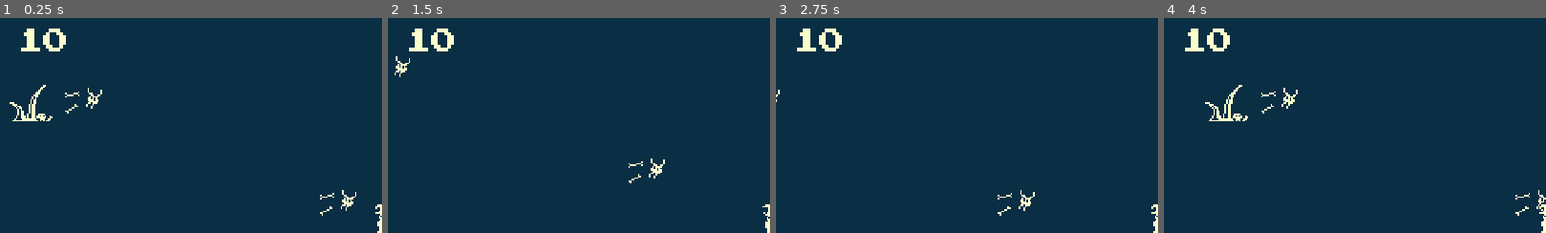
Above: before the commit, frames 1-4 (left to right).
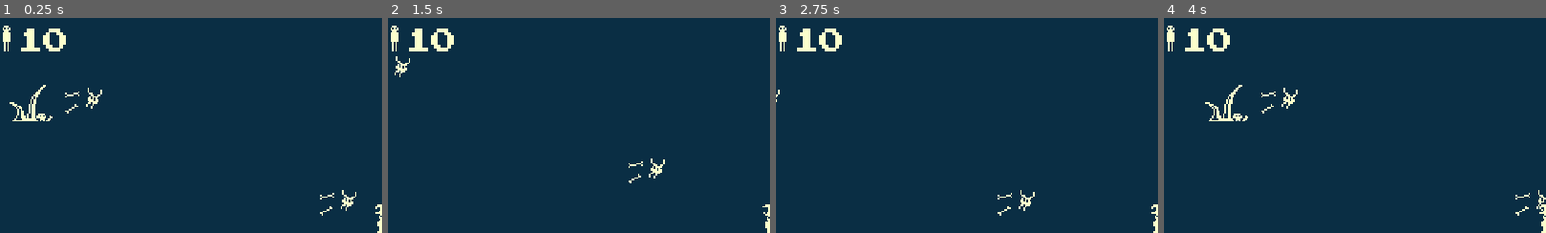
Above: after the commit, the same moments.

Repository: DanX3/1bitjam
Game: Godot game, scene res://scenes/world.tscn
The game is run twice, just before and just after one commit, with the same random seed, the same clock (stepped at 60 frames per second) and the same inputs.
Inputs (mouse positions are % of the whole screen's width and height, from its top left):
- Up to frame 1 (0.25 s): no input
- Up to frame 2 (1.5 s): tap Enter (ui_accept) at 0.5, 0.77 s; move the mouse to (72, 45) at 0.52 s; hold D (move_right) 0.53-1.28 s; click (72, 45) at 0.6 s; move the mouse to (30, 55) at 1.27 s; hold S (move_down) from 1.28 s (still down); tap Shift at 1.35 s
- Up to frame 3 (2.75 s): tap Enter (ui_accept) at 1.52 s; move the mouse to (60, 28) at 2.02 s; release S (move_down) at 2.03 s; hold D (move_right) from 2.03 s (still down); tap Space at 2.1 s
- Up to frame 4 (4 s): move the mouse to (45, 70) at 2.77 s; release D (move_right) at 2.78 s; hold W (move_up) 2.78-3.53 s; click (45, 70) at 2.85 s; tap Enter (ui_accept) at 3.02, 3.77 s; move the mouse to (80, 65) at 3.52 s; hold A (move_left) from 3.53 s (still down); hold Shift from 3.53 s (still down)
The pictures show only the part of the screen within x 0-50%, y 1-51%; the shares and areas given below are measured in that part.

The runs differ from the first frame. In frame 1, 0.2% of the frame differs, in the area x 0-3%, y 3-16%; in frame 2, 0.2%; in frame 3, 0.2%; in frame 4, 0.2%.

Commit message:
add refugee icon to counter

Diff:
--- a/scenes/caravan.tscn
+++ b/scenes/caravan.tscn
@@ -1,9 +1,10 @@
-[gd_scene load_steps=9 format=3 uid="uid://c74bo6ax7y0p5"]
+[gd_scene load_steps=11 format=3 uid="uid://c74bo6ax7y0p5"]
 
 [ext_resource type="Script" path="res://scripts/caravan.gd" id="1_bvopd"]
 [ext_resource type="Texture2D" uid="uid://d2uvfm8pstq0m" path="res://assets/tileset.png" id="2_lhjpw"]
 [ext_resource type="FontFile" uid="uid://d584xxy53m8x" path="res://assets/ArcadeFont.ttf" id="3_asf5t"]
 [ext_resource type="Script" path="res://library/scripts/Spawner.gd" id="4_quugf"]
+[ext_resource type="Texture2D" uid="uid://bwdxrektuee17" path="res://assets/icons.png" id="4_wumkv"]
 [ext_resource type="PackedScene" uid="uid://by600etqyr3av" path="res://scenes/demon.tscn" id="5_1o624"]
 
 [sub_resource type="RectangleShape2D" id="RectangleShape2D_4vg50"]
@@ -11,6 +12,10 @@
 
 [sub_resource type="RectangleShape2D" id="RectangleShape2D_vp10o"]
 size = Vector2(62.6554, 103.941)
+
+[sub_resource type="AtlasTexture" id="AtlasTexture_q0gcs"]
+atlas = ExtResource("4_wumkv")
+region = Rect2(18, 4, 7, 18)
 
 [sub_resource type="RectangleShape2D" id="RectangleShape2D_0hjh0"]
 size = Vector2(37.7921, 75.4084)
@@ -56,6 +61,10 @@
 theme_override_font_sizes/font_size = 16
 text = "0"
 
+[node name="Sprite2D" type="Sprite2D" parent="CanvasLayer"]
+position = Vector2(4, 16)
+texture = SubResource("AtlasTexture_q0gcs")
+
 [node name="HurtBox" type="Area2D" parent="."]
 collision_layer = 8
 collision_mask = 8
